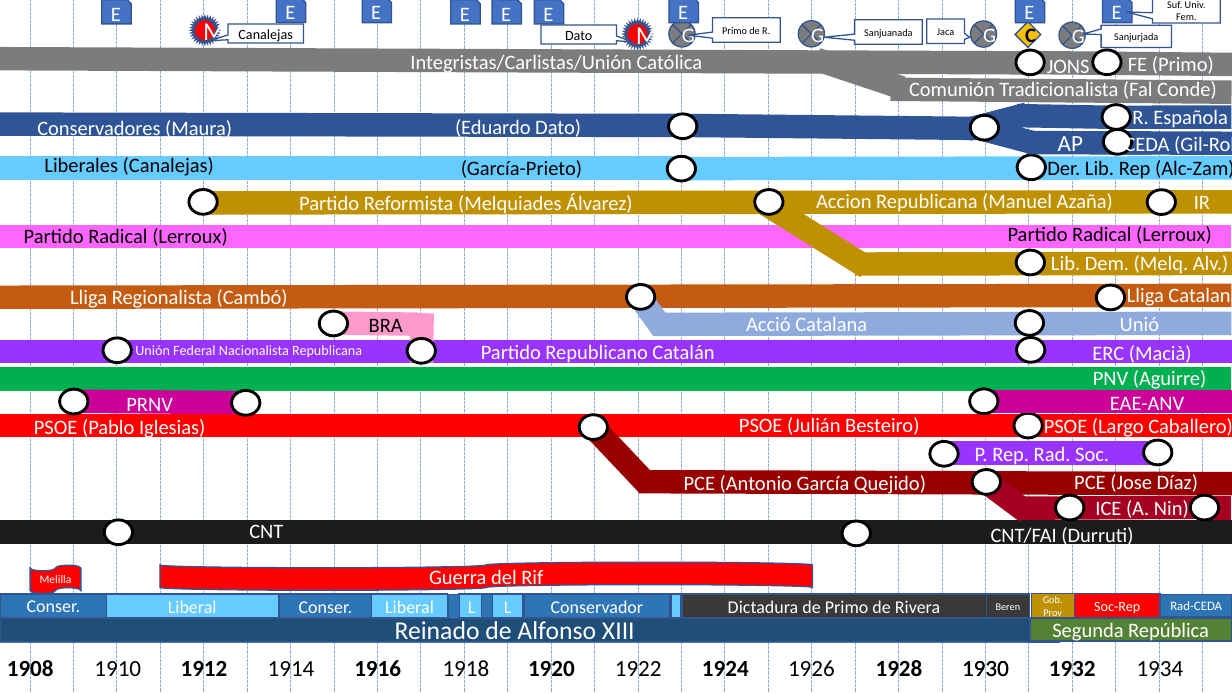
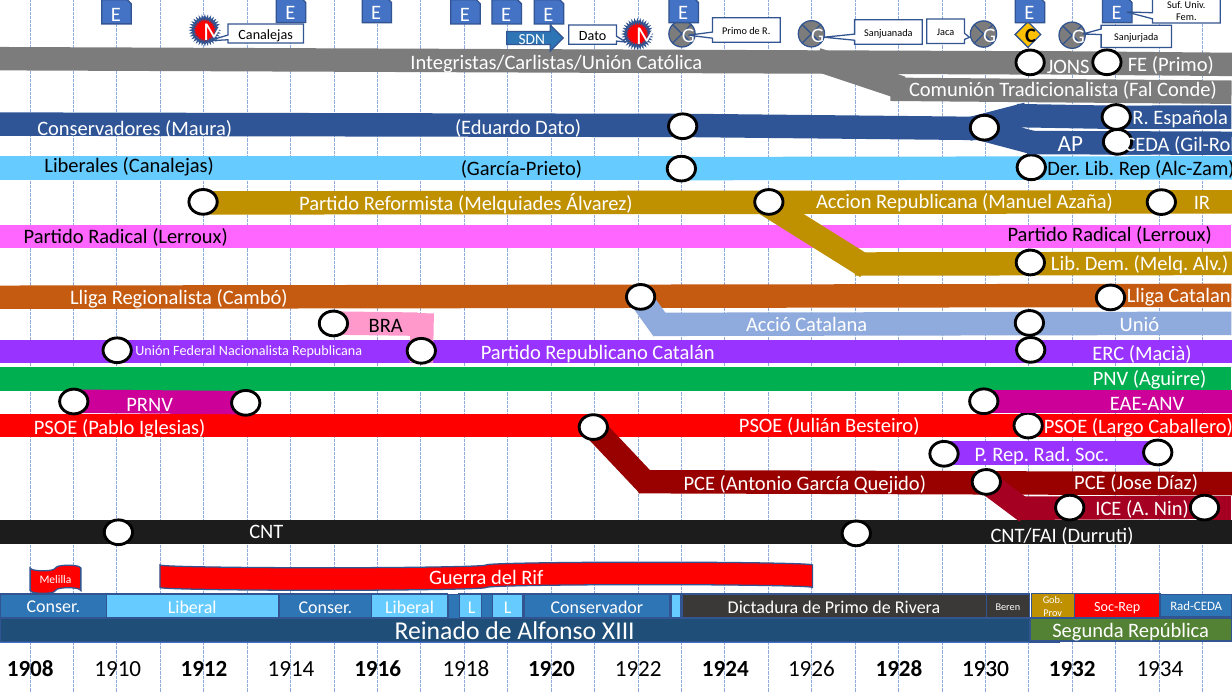
Before and after one commit to Alexggo/Spanish-History-Graph, a slide deck: slide 5 of Timeline.pptx. Drawn at 1232x693 pixels with LibreOffice and Linux fonts; fonts in the diff are those of the drawing. Boxes give left, top, right and bottom in pixels: in the first picture for what was removed or moved away, otherwise in the second. Text is boxed around its words. In the diff, an @@ line names an element or a change of style, - is before the commit and + after.

```diff
--- a/Timeline.pptx
+++ b/Timeline.pptx
@@ right arrow added at [507,25,564,51], fill #2E75B6, outline #325491 1 pt, 12 pt, text #FFFFFF @@
+SDN
@@ speech box "Dato": place and size @@
-speech box "Dato" at [542,25,617,44]
+speech box "Dato" at [569,25,617,44]
```
Also in this commit, not shown: 4 other slides changed, 6 other files.
